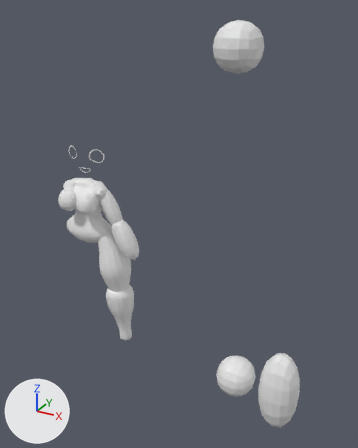
The Blender file Toys/Practices/Humanlike/Shortstack/Practice_4.blend as it was, and as the next commit left it.
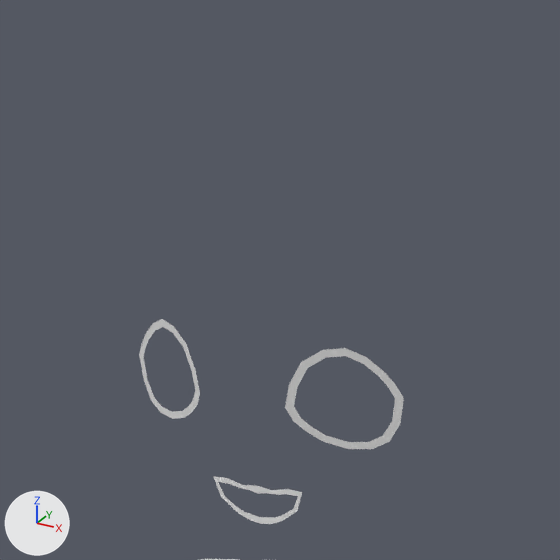
Each version appears first whole from a 50 mm lens placed at (13.54, -16.21, 15.65), pointed at (4.56, 0.12, 7.49), and next in a close-up on the part from 14% to 35% of the width and 23% to 40% of the height. Lighting does not change. The marker at lower left points along +X, +Y and +Z.
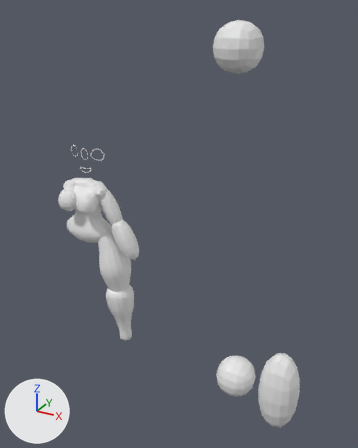
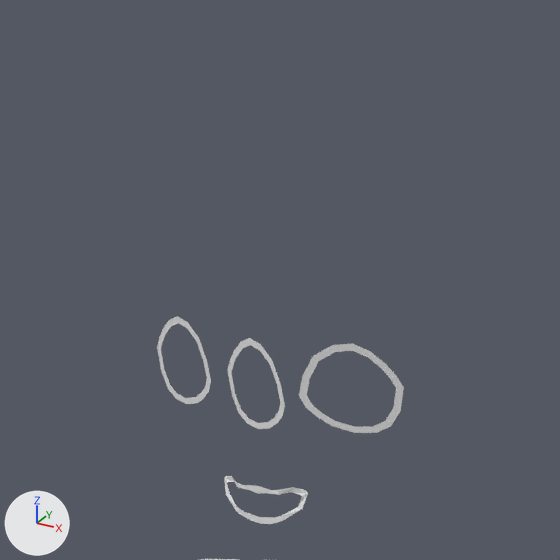
Commit message: ratio practices

Boxes [x1, y1, x2, y2] around the edits, measured in the close-ups (560 x 560 px):
'Plane', reshaped: before [139, 319, 404, 524]; after [157, 316, 404, 524]
'Standard_eye', added: after [227, 338, 285, 429]
part 1 of me_plane, built on: before [139, 319, 404, 520]; after [157, 316, 404, 520]

Patch to the scene script:
```diff
--- a/Toys/Practices/Humanlike/Shortstack/Practice_4.blend.py
+++ b/Toys/Practices/Humanlike/Shortstack/Practice_4.blend.py
@@ me_plane @@
 # used by ob_plane; location = (-0.89, 0.0, 9.866)
-me_plane.from_pydata(...)  # 69 vertices, 25 faces, 15 loose edges; spans x -0.185..0.89, y -0.378..0.533, z -1.043..0.302
+me_plane.from_pydata(...)  # 78 vertices, 25 faces, 23 loose edges; spans x -0.185..0.89, y -0.371..0.988, z -1.043..0.933
+# me_plane part 1
+# 2 vertices are removed from x -0.177..0.89, y -0.378..0.533, z -0.17..0.302
+# 1 face is deleted
+# 2 loose edges are deleted
+# 4 vertices in x 0.606..0.682, y -0.054, z -0.725..-0.601 move by (0.0, 0.046, 0.0)
+# 3 vertices in x -0.173..0.107, y 0.342..0.533, z -0.805..-0.436 move by (0.0, 0.023, 0.0)
+# 36 vertices move from x -0.185..0.89, y -0.332..0.533, z -0.635..0.286 to x -0.185..0.89, y -0.298..0.687, z -0.656..0.285
+# 11 vertices are added at x -0.177..0.89, y -0.371..0.988, z -0.646..0.933
+# 10 loose edges are added
+# 1 new face joins them
@@ me_plane_003 @@
+me_plane_003.from_pydata(...)  # 32 vertices, 16 faces; spans x -0.896..-0.294, y -0.118..0.113, z -0.286..0.257
@@ ob_standard_eye @@
+ob_standard_eye = bpy.data.objects.new('Standard_eye', me_plane_003)
+ob_standard_eye.location = (0.597, 0.0, 9.866)
```
